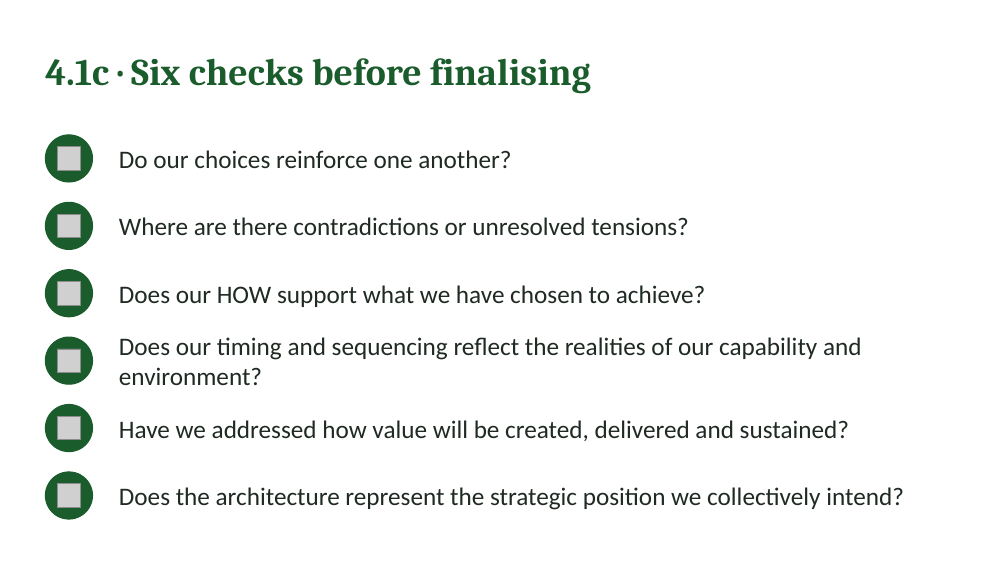
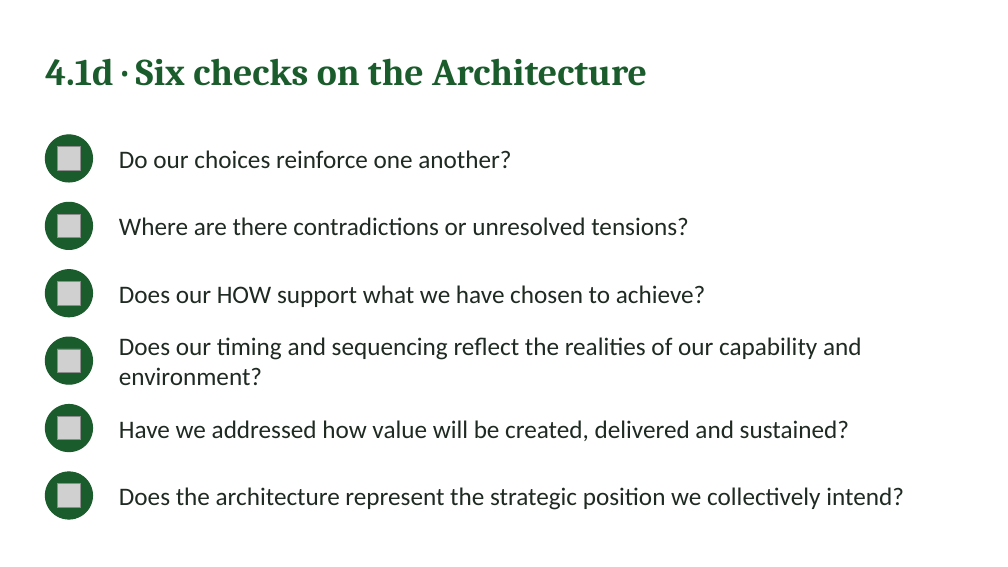
Before and after one commit to IBSL26/ibsl-platform, a slide deck: slide 29 of Unit decks/Unit 02 - Strategy Visioning & Success in Practice (SiP).pptx. Drawn at 1008x567 pixels with LibreOffice and Linux fonts; fonts in the diff are those of the drawing; grey boxes stand for pictures. Boxes give left, top, right and bottom in pixels: in the first picture for what was removed or moved away, otherwise in the second. Text is boxed around its words. In the diff, an @@ line names an element or a change of style, - is before the commit and + after.

```diff
--- a/Unit decks/Unit 02 - Strategy Visioning & Success in Practice (SiP).pptx
+++ b/Unit decks/Unit 02 - Strategy Visioning & Success in Practice (SiP).pptx
@@ text at (45,58,647,86): text changed @@
-4.1c · Six checks before finalising
+4.1d · Six checks on the Architecture
```
Also in this commit, not shown: 8 other slides changed, 1 slide added, 1 slide removed, 43 other files.
